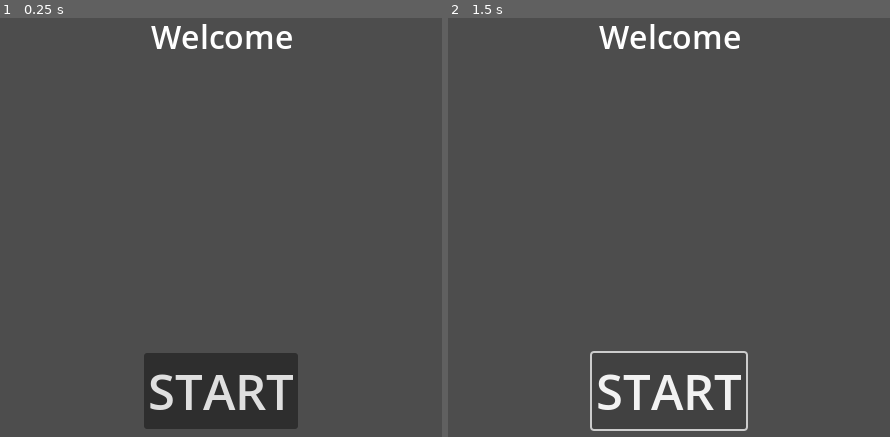
Above: before the commit, frames 1-2 (left to right).
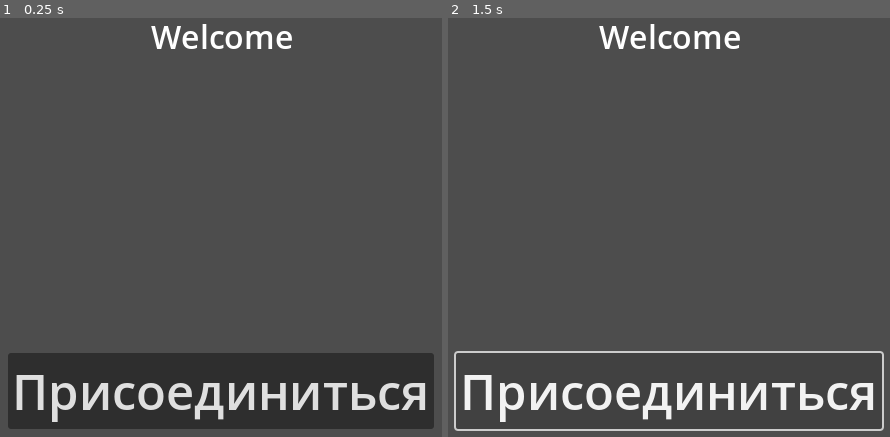
Above: after the commit, the same moments.

Repository: SumZbrod/SocKapitalGD
Game: Godot game, scene res://scene/main.tscn
The game is run twice, just before and just after one commit, with the same random seed, the same clock (stepped at 60 frames per second) and the same inputs.
Inputs:
- Up to frame 1 (0.25 s): no input
- Up to frame 2 (1.5 s): click "START" (after the commit: "Присоединиться") at 0.5 s; click "START" (after the commit: "Присоединиться") at 1.25 s

The runs differ from the first frame. In frame 1, 13% of the frame differs, in the area x 1-99%, y 79-99%; in frame 2, 4.5%.

Commit message:
join state

Diff:
--- a/scene/main.tscn
+++ b/scene/main.tscn
@@ -78,6 +78,6 @@
 [node name="NextButton" type="Button" parent="VBox"]
 layout_mode = 2
 theme_override_font_sizes/font_size = 49
-text = "START"
+text = "Присоединиться"
 
 [connection signal="pressed" from="VBox/NextButton" to="." method="_on_next_button_pressed"]
--- a/script/grock_main.gd
+++ b/script/grock_main.gd
@@ -1,5 +1,7 @@
 extends Control
 
+@export var start_player_count := 2
+@export var player_cost := 100
 @onready var message_label: Label = $VBox/MessageLabel
 @onready var balance_label: Label = $VBox/BalanceLabel
 @onready var input_field: LineEdit = $VBox/InputField
@@ -10,13 +12,14 @@
 	JOIN,
 	REQUESTING,
 	VOTING,
+	GAMEEND,
 }
 var state := JOIN
 
 const PORT: int = 8080
 var SERVER_URL: String = "ws://127.0.0.1:" + str(PORT)
 
-var players_data: Dictionary = {}  # {player_id: {'ready': bool, 'balance': int, 'request': int, 'vote': [{player_id: int}]}}
+var players_data: Dictionary = {}  # {player_id: {'alive': bool 'ready': bool, 'balance': int, 'request': int, 'vote': [{player_id: int}]}}
 
 func _ready() -> void:
 	input_field.text_submitted.connect(_on_text_submitted)
@@ -61,7 +64,7 @@
 func _on_player_connected(id: int) -> void:
 	# ГЕНЕРИРУЕМ БАЛАНС ПРИ ПОДКЛЮЧЕНИИ!
 	if state == JOIN:
-		players_data[id] = {'ready': false, 'balance': 0, 'request': 0, 'vote': []}
+		players_data[id] = {'alive': true, 'ready': false, 'balance': 0, 'request': 0, 'vote': []}
 		print("Подключился ID " + str(id) + " с информацией: " + str(players_data[id]))
 		print(players_data)
 	else:
@@ -81,9 +84,7 @@
 	message_label.text = "Сервер недоступен"
 
 func _on_next_button_pressed() -> void:
-	print('_on_next_button_pressed()')
 	input_field.clear()
-	#update_game()
 	update_game.rpc_id(1, multiplayer.get_unique_id())
 
 func _on_text_submitted(text: String) -> void:
@@ -109,16 +110,15 @@
 
 @rpc("any_peer", "call_remote", "reliable")
 func update_game(pl_id: int) -> void:
-	print('players_data ', players_data)
-	print('update_game():')
+	print('state ', state)
 	if multiplayer.is_server():
 		match state:
 			JOIN:
 				_on_join(pl_id)
+			REQUESTING:
+				_on_requesting(pl_id)
 
 func _on_join(pl_id: int):
-	if !multiplayer.is_server():
-		return
 	if pl_id in players_data:
 		players_data[pl_id]['ready'] = !players_data[pl_id]['ready']
 		var ready_players := 0
@@ -127,13 +127,15 @@
 				ready_players += 1
 		var update_date = {}
 		var local_update_date = {}
-		local_update_date['label_state'] = "К игре готовы: " + str(ready_players) + " / " + str(players_data.size())
+		update_date['label_state'] = "К игре готовы: " + str(ready_players) + " / " + str(players_data.size())
 		if players_data[pl_id]['ready']:
-			update_date['next_button'] = "Готов"
+			local_update_date['next_button'] = "Готов"
 		else:
-			update_date['next_button'] = "Не готов"
+			local_update_date['next_button'] = "Не готов"
 		update_player_screen.rpc_id(pl_id, local_update_date)
-		update_all_player_screen.rpc_id(1, update_date)
+		update_all_player_screen(update_date)
+		if ready_players == start_player_count:
+			state = REQUESTING
 
 @rpc("any_peer", "call_remote", "reliable")
 func update_player_screen(update_date: Dictionary) -> void:
@@ -144,9 +146,21 @@
 			"next_button":
 				next_button.text = update_date[key]
 
-@rpc("any_peer", "call_remote", "reliable")
 func update_all_player_screen(update_date: Dictionary) -> void:
-	print("players_data ", players_data)
 	for pl_id in players_data:
-		print('update_all_player_screen pl_id ', pl_id)
 		update_player_screen.rpc_id(pl_id, update_date)
+
+func _on_requesting(pl_id: int):
+	if !multiplayer.is_server():
+		return
+	if pl_id in players_data:
+		var alive_count := 0
+		var update_date = {}
+		for pid in players_data:
+			if players_data[pid]['alive']:
+				alive_count += 1
+		if alive_count > 1:
+			update_date['label_state'] = "Бюджет: %d" % (alive_count * player_cost)
+		else:
+			state = GAMEEND
+		update_all_player_screen(update_date)
